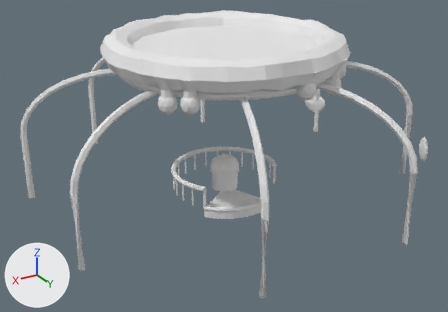
Before and after pictures for a commit that changed the FBX model shared/modeling-kit/out/goo_jar_trim_4_top.fbx.
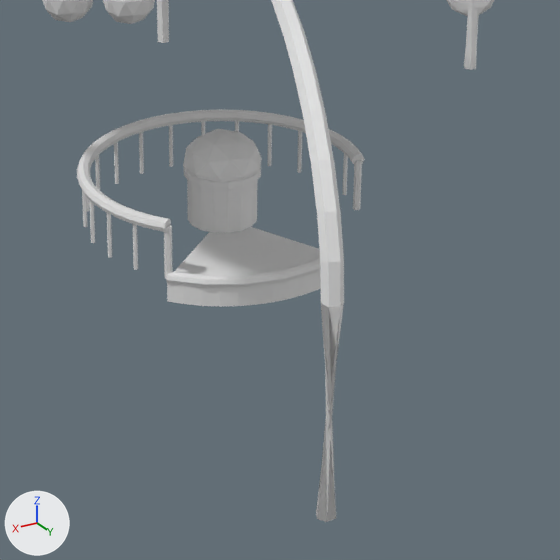
There are two pictures of each version: one whole from a camera (50 mm lens) standing at (33.7, 55.7, 32.7) and looking at (1.1, 1.4, 5.5), one close up on the part from 32% to 78% of the width and 34% to 100% of the height. Every picture has the same lights, and +X, +Y and +Z are marked at lower left. The older version's two pictures come first.

The older version as bpy lines, for what is in view:
```python
me_goo_jar_trim_4_top = bpy.data.meshes.new('goo_jar_trim_4_top')
me_goo_jar_trim_4_top.from_pydata(...)  # 3580 vertices, 3799 faces; spans x -20.5..20.5, y -20.4..20.4, z 0.0..19.2
me_goo_jar_trim_4_top.materials.append(mat_goo_jar_trim_4_top_vcol)  # white #e7e7e7
ob_goo_jar_trim_4_top = bpy.data.objects.new('goo_jar_trim_4_top', me_goo_jar_trim_4_top)
ob_goo_jar_trim_4_top.location = (0.0, 0.0, 0.0)
```
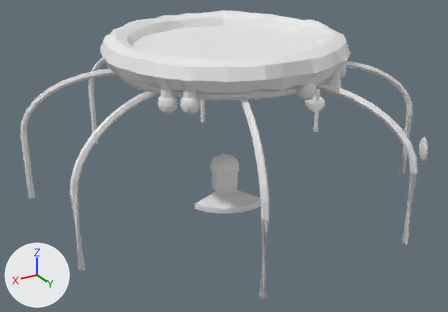
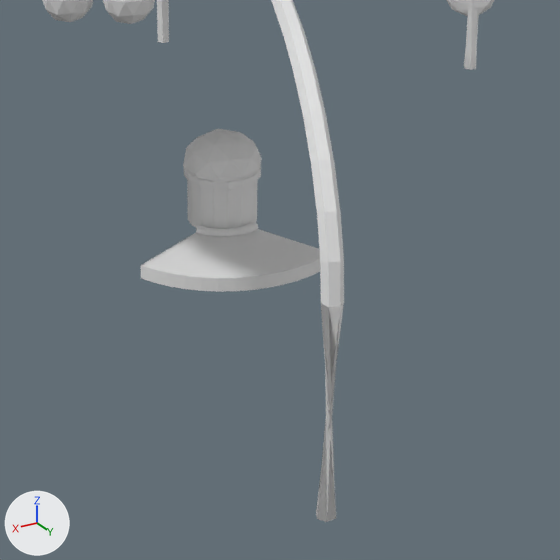
The newer file is also turned or shifted as a whole; pictures and numbers use the older file's frame.

Diff of the bpy script that builds the scene:
```diff
--- a/shared/modeling-kit/out/goo_jar_trim_4_top.fbx.py
+++ b/shared/modeling-kit/out/goo_jar_trim_4_top.fbx.py
@@ me_goo_jar_trim_4_top @@
 # used by ob_goo_jar_trim_4_top; location = (0.0, 0.0, 0.0)
-me_goo_jar_trim_4_top.from_pydata(...)  # 3580 vertices, 3799 faces; spans x -20.5..20.5, y -20.4..20.4, z 0.0..19.2
+me_goo_jar_trim_4_top.from_pydata(...)  # 3124 vertices, 3425 faces; spans x -20.5..20.5, y -20.4..20.4, z 0.4..19.2
+# me_goo_jar_trim_4_top part 1: a new loose piece of 56 vertices spanning x -0.5..1.9, y 0.6..1.9, z 0.9..1.3, in mat_goo_jar_trim_4_top_vcol (white #e7e7e7)
+# me_goo_jar_trim_4_top part 2: 19 loose pieces with 516 vertices, spanning x -6.0..6.3, y -6.1..6.1, z 0.8..3.6, are deleted
+# me_goo_jar_trim_4_top part 3
+# 35 vertices are removed from x -2.1..4.5, y 0.9..6.0, z 0.0..1.0
+# 24 faces are deleted
+# 3 vertices in x 1.4..2.7, y 5.4..5.9, z 1.0 move by (-0.1, -0.5, 0.0)
+# 10 vertices move from x -2.1..4.9, y 3.7..6.0, z 0.0..1.0 to x -1.9..5.2, y 0.6..5.5, z 1.0
+# 21 vertices are added at x -0.4..5.3, y 0.5..3.8, z 0.4
+# 11 new vertices lie (0.0, 0.0, -0.6) away from vertices in x -2.1..4.5, y 4.2..6.0, z 0.0..1.0
+# 7 new vertices lie (0.0, 0.0, 0.6) away from vertices in x 1.5..5.3, y 0.5..3.8, z 0.4
+# 36 new faces join them
 me_goo_jar_trim_4_top.materials.append(mat_goo_jar_trim_4_top_vcol)
```

Location of each change, (x1, y1, x2, y2) in pixels of the close-ups (560 x 560 px; the box of a moved part takes in the faces that stretch with it):
part 1 of me_goo_jar_trim_4_top, added
    after: (196, 222, 258, 237)
part 2 of me_goo_jar_trim_4_top, deleted
    before: (77, 109, 365, 288)
part 3 of me_goo_jar_trim_4_top, moved or reshaped
    before: (167, 227, 321, 307)
    after: (141, 229, 320, 292)
